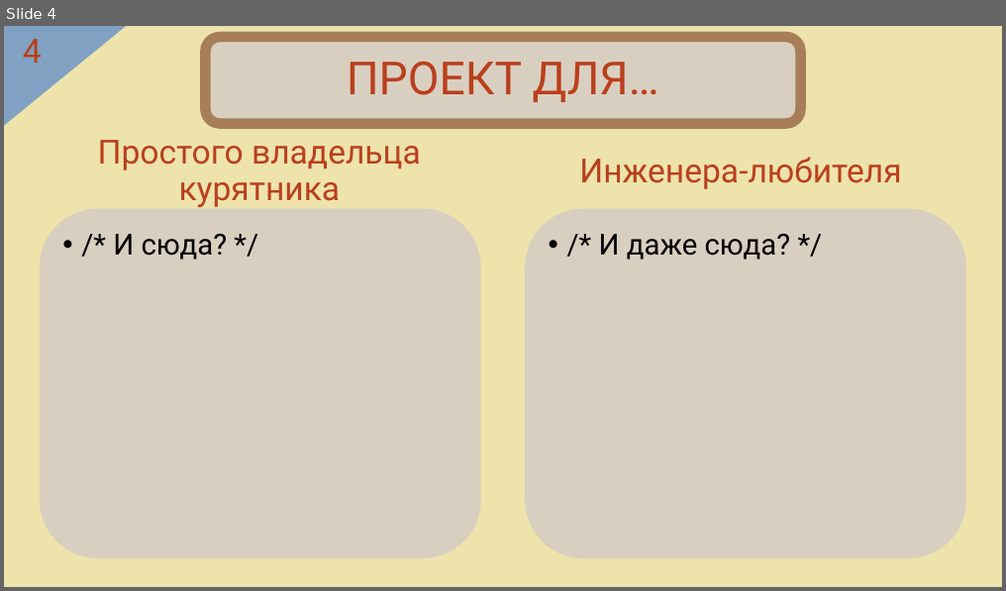
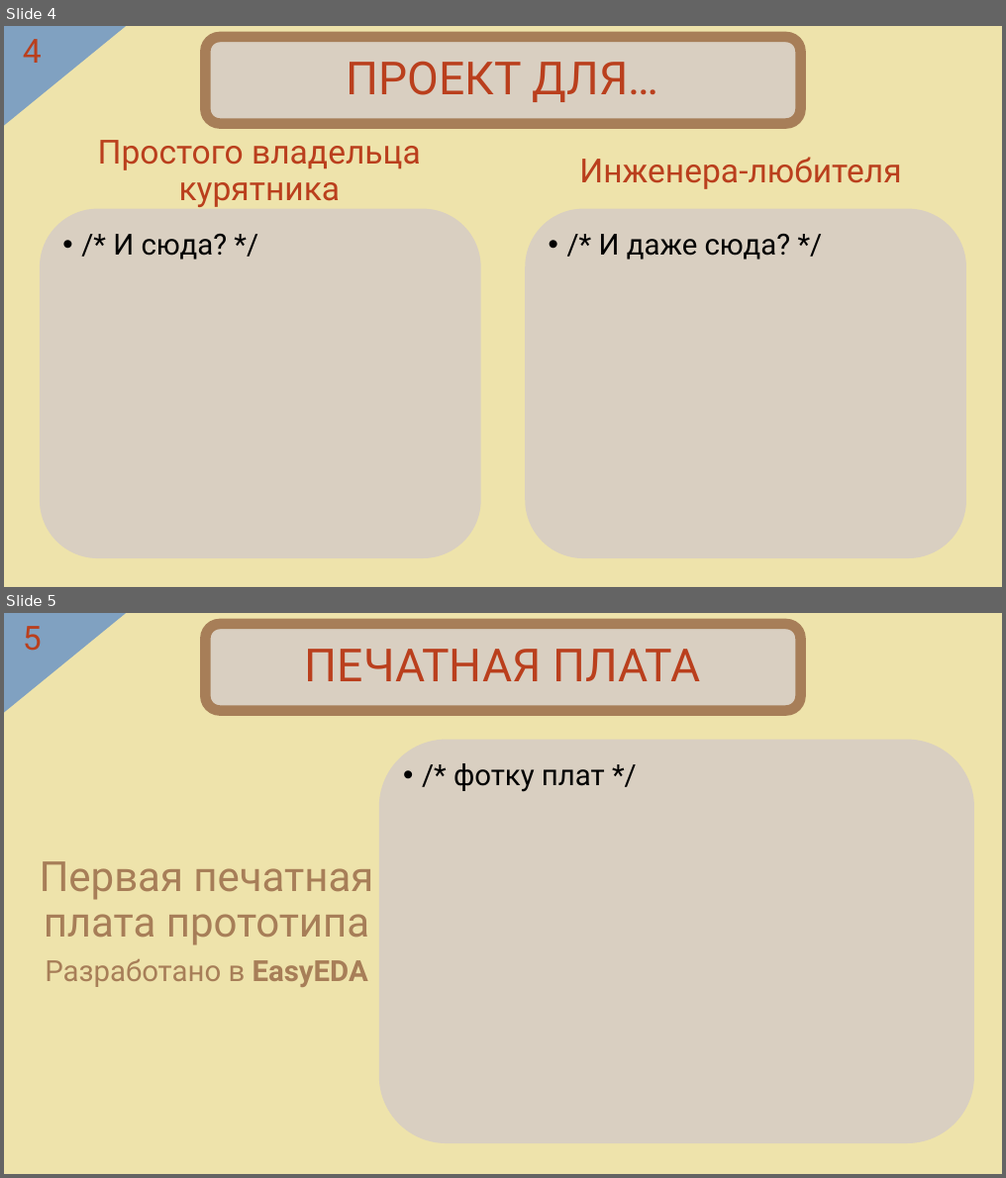
Before and after one commit to OneTwoZzzPlus/chicken, a slide deck: Documents/Presentation-SakulinIM.pptx. Shown one above the other, each under a label of ours: slide 4 before the commit, slides 4 and 5 after it. The pictures are 1006x591 and 1006x1178 pixels, drawn with LibreOffice and Linux fonts; fonts in the diff are those of the drawing. Boxes give left, top, right and bottom in pixels: in the first picture for what was removed or moved away, otherwise in the second. Text is boxed around its words. In the diff, an @@ line names an element or a change of style, - is before the commit and + after.

```diff
--- a/Documents/Presentation-SakulinIM.pptx
+++ b/Documents/Presentation-SakulinIM.pptx
@@ slide 5 added at (4,613,1002,1174), background #EEE3AB; not listed: 3 template elements that a slide beside it also shows @@
@@ title added at (305,649,700,681), 44 pt, text #BA3F1D @@
+ПЕЧАТНАЯ ПЛАТА
@@ rounded rectangle added at (379,740,974,1144), fill #D9CFC1 @@
@@ text added at (453,763,605,792), 28 pt, text #000000 @@
+• /* фотку плат */
@@ text added at (40,861,373,987), 40 pt, text #A77E58 @@
+Первая печатная плата прототипа
+Разработано в EasyEDA
```
Also in this commit, not shown: 1 slide changed, 1 other slide added, 8 other files.
